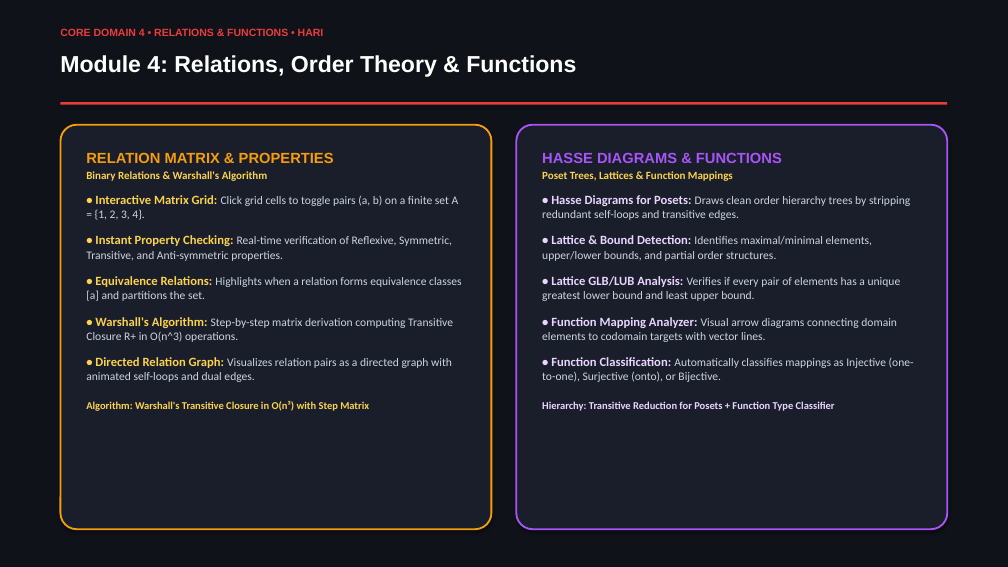
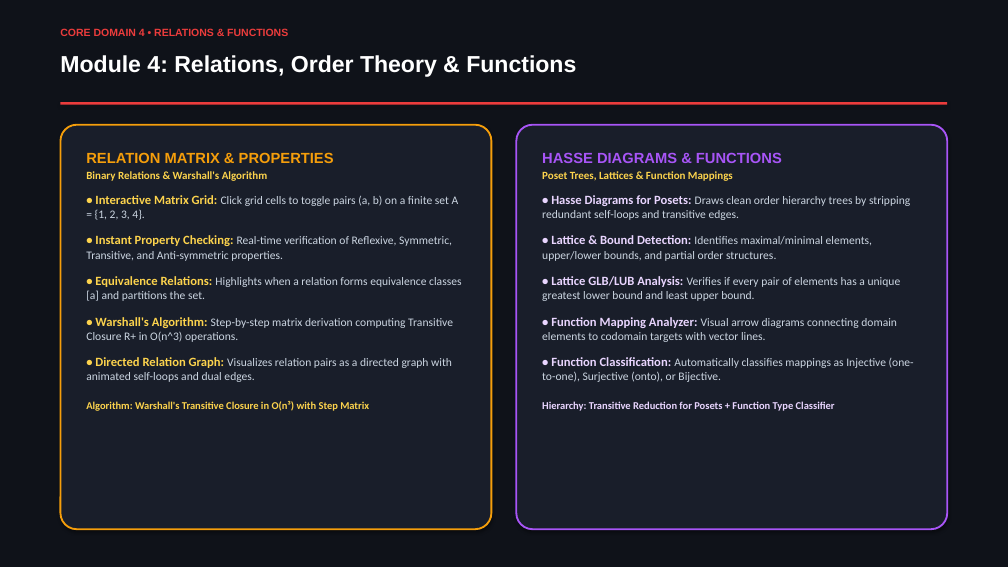
Before and after one commit to akash20065ray-sys/Logic_verse, a slide deck: slide 8 of LogicVerse_Presentation_Without_Names.pptx. Drawn at 1008x567 pixels with LibreOffice and Linux fonts; fonts in the diff are those of the drawing. Boxes give left, top, right and bottom in pixels: in the first picture for what was removed or moved away, otherwise in the second. Text is boxed around its words. In the diff, an @@ line names an element or a change of style, - is before the commit and + after.

```diff
--- a/LogicVerse_Presentation_Without_Names.pptx
+++ b/LogicVerse_Presentation_Without_Names.pptx
@@ text at [60, 28, 288, 36]: text changed @@
-CORE DOMAIN 4 • RELATIONS & FUNCTIONS • HARI
+CORE DOMAIN 4 • RELATIONS & FUNCTIONS
```
Also in this commit, not shown: 7 other slides changed, 4 other files.
